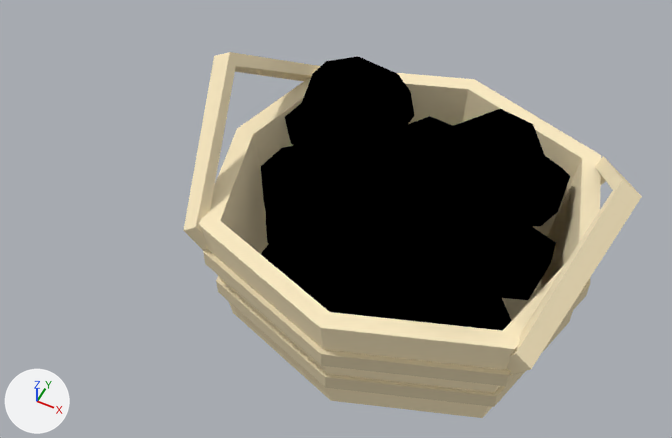
A saved change to the Blender file scripts/mining/resources/coal.blend.
Camera for both pictures: a camera (50 mm lens) standing at (0.595, -1.609, 1.859) and looking at (-0.182, -0.055, -0.083). Lighting does not change. The marker at lower left points along +X, +Y and +Z.

Names of what the first picture shows: 'basket', 'coal', 'coal.001', 'coal.002', 'coal.003'.
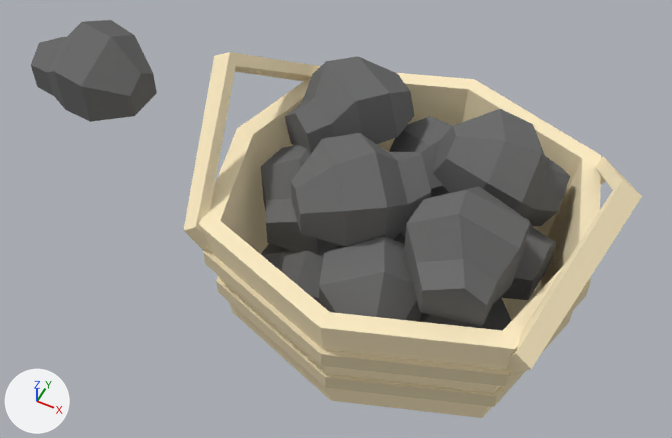
Location of each change, [x1, y1, x2, y2] in pixels of the pictures (672 x 438 px):
'coal.003', recoloured (black to grey): [285, 56, 570, 327] in both
'coal.002', recoloured (black to grey): [261, 116, 556, 322] in both
'coal', recoloured, moved: before [368, 121, 471, 238]; after [31, 20, 157, 122]
'coal.001', recoloured (black to grey): [261, 229, 512, 331] in both

What changed in the scene script:
```text
Add mat_darkgray:
    mat_darkgray = diffuse_material('darkgray')
    mat_darkgray.base_color = (0.16, 0.16, 0.16)  # grey #6f6f6f
Change me_cube_002:
    where me_cube_002.from_pydata(...)  # 320 vertices, 84 faces; spans x -0.81..0.75, y -0.7..0.68, z -0.1..0.56
    remove me_cube_002.materials.append(mat_black)  # black #000000
    add me_cube_002.materials.append(mat_darkgray)  # grey #6f6f6f
Change me_cube_000:
    where me_cube_000.from_pydata(...)  # 320 vertices, 84 faces; spans x -0.81..0.8, y -0.84..0.84, z -0.21..0.22
    remove me_cube_000.materials.append(mat_black)  # black #000000
    add me_cube_000.materials.append(mat_darkgray)  # grey #6f6f6f
Change me_cube_036:
    where me_cube_036.from_pydata(...)  # 320 vertices, 84 faces; spans x -0.71..0.736, y -0.685..0.708, z -0.553..-0.124
    remove me_cube_036.materials.append(mat_black)  # black #000000
    add me_cube_036.materials.append(mat_darkgray)  # grey #6f6f6f
Change me_cube_001:
    where me_cube_001.from_pydata(...)  # 96 vertices, 25 faces; spans x -0.351..0.322, y -0.256..0.302, z 0.067..0.496
    remove me_cube_001.materials.append(mat_black)  # black #000000
    add me_cube_001.materials.append(mat_darkgray)  # grey #6f6f6f
Change ob_coal:
    ob_coal.location: (0.0, 0.0, 0.0) -> (-1.0, 0.0, 0.0)
```
